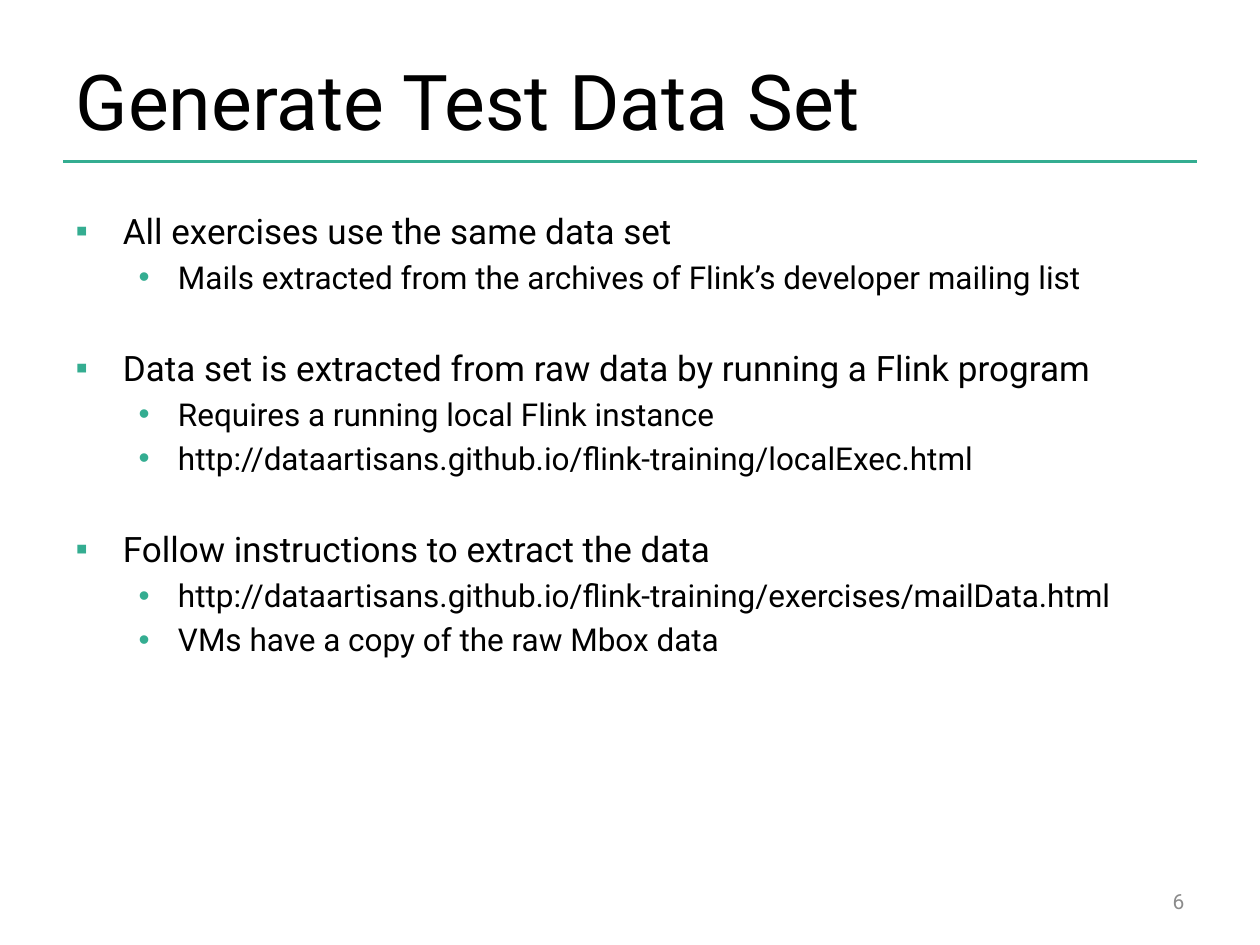
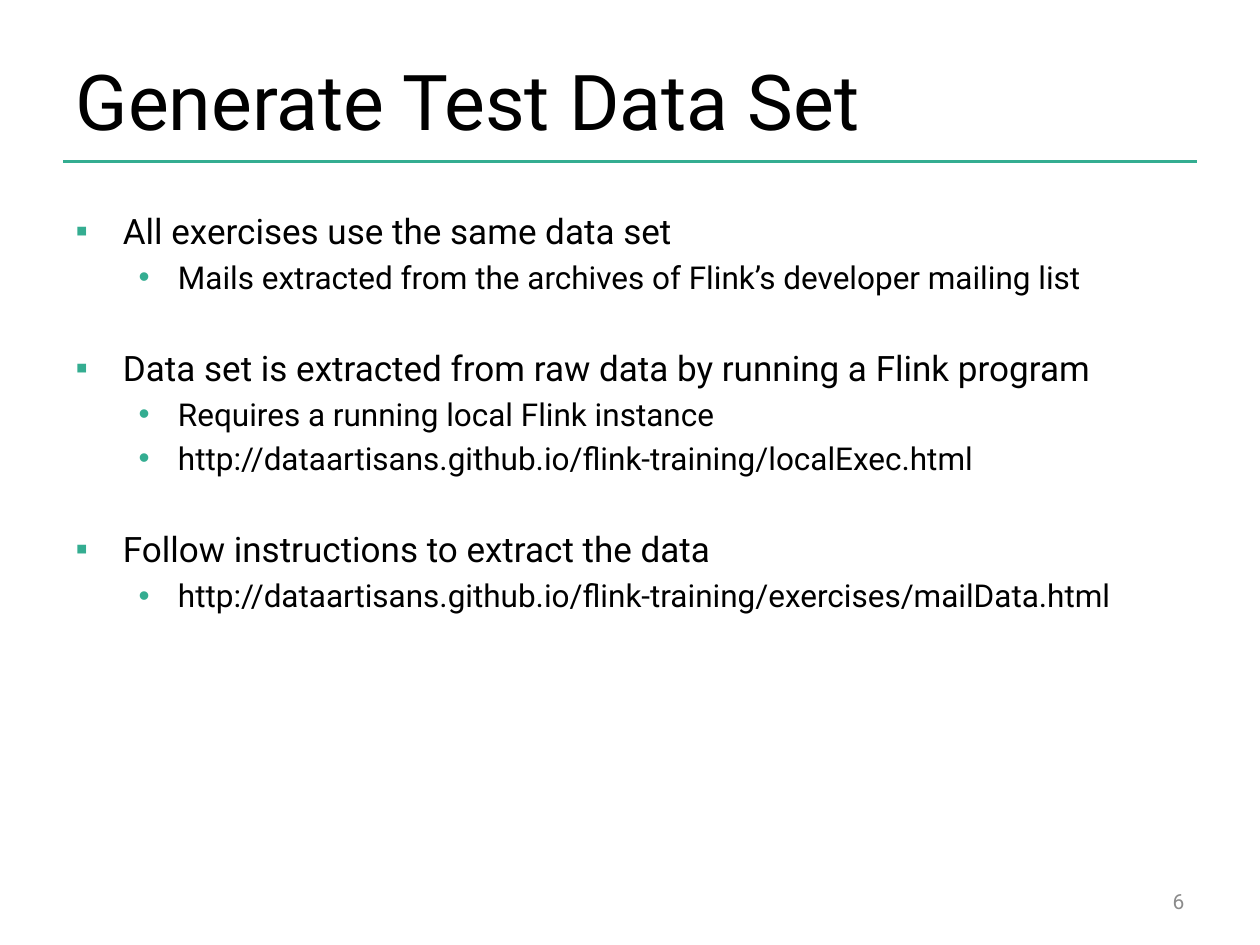
Before and after one commit to dataArtisans/flink-training-web, a slide deck: slide 6 of slides/flink-handon.pptx. Drawn at 1260x945 pixels with LibreOffice and Linux fonts; fonts in the diff are those of the drawing; background and template pictures are left out. Boxes give left, top, right and bottom in pixels: in the first picture for what was removed or moved away, otherwise in the second. Text is boxed around its words. In the diff, an @@ line names an element or a change of style, - is before the commit and + after.

```diff
--- a/slides/flink-handon.pptx
+++ b/slides/flink-handon.pptx
@@ text at (178,627,719,658): paragraph removed @@
-  • VMs have a copy of the raw Mbox data
```
Also in this commit, not shown: 2 other slides changed, 3 other files.
